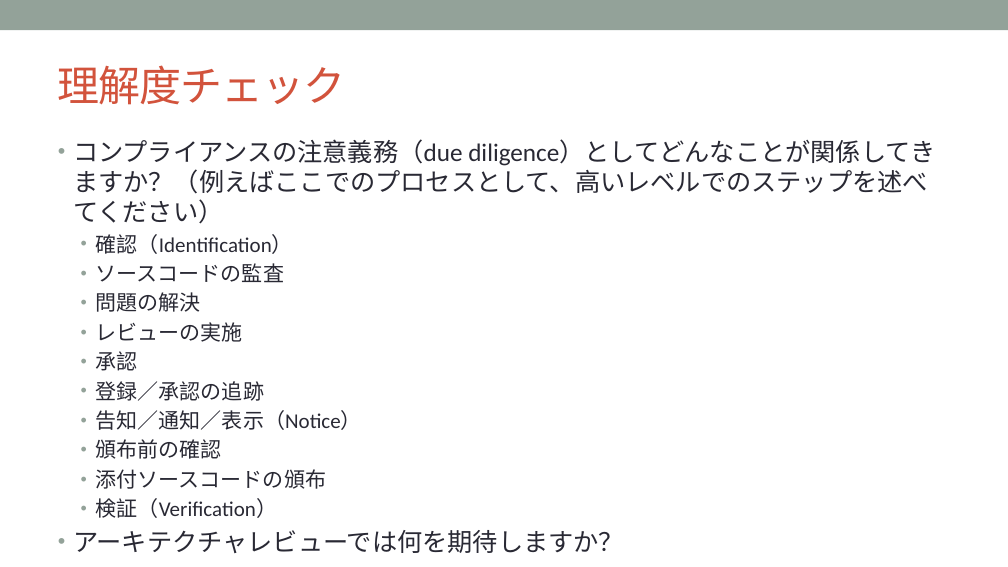
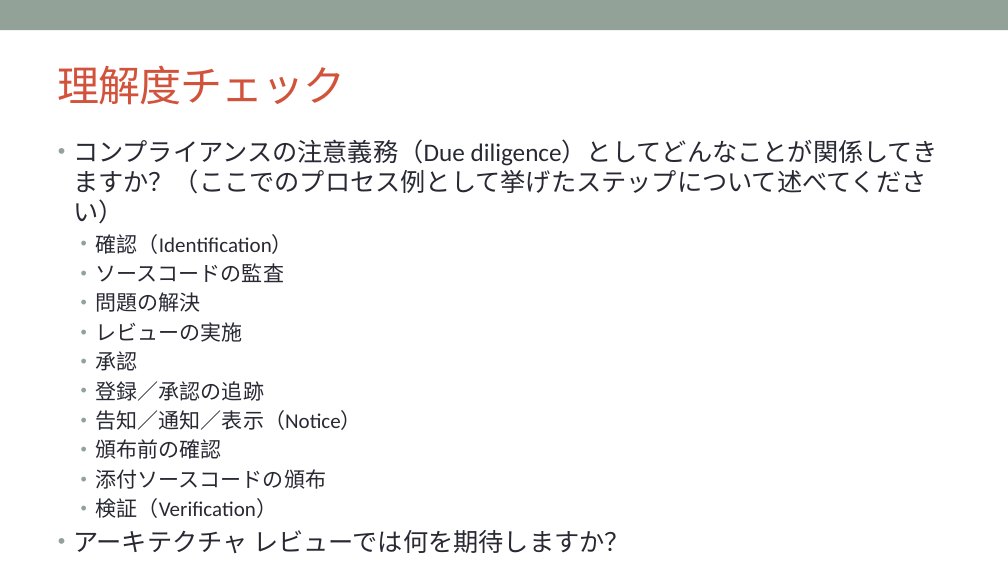
Before and after one commit to OpenChain-Project/Curriculum-Translation-JP, a slide deck: slide 64 of target/openchain-curriculum-release-2.pptx. Drawn at 1008x567 pixels with LibreOffice and Linux fonts; fonts in the diff are those of the drawing; background and template pictures are left out. Boxes give left, top, right and bottom in pixels: in the first picture for what was removed or moved away, otherwise in the second. Text is boxed around its words. In the diff, an @@ line names an element or a change of style, - is before the commit and + after.

```diff
--- a/target/openchain-curriculum-release-2.pptx
+++ b/target/openchain-curriculum-release-2.pptx
@@ text at (x1=73, y1=139, x2=938, y2=224): text changed @@
-• コンプライアンスの注意義務（due diligence）としてどんなことが関係してきますか？（例えばここでのプロセスとして、高いレベルでのステップを述べてください）
+• コンプライアンスの注意義務（Due diligence）としてどんなことが関係してきますか？（ここでのプロセス例として挙げたステップについて述べてください）
@@ text at (x1=73, y1=530, x2=629, y2=553): spaces changed @@
-• アーキテクチャレビューでは何を期待しますか？
+• アーキテクチャ レビューでは何を期待しますか？
```
Also in this commit, not shown: 38 other slides changed, 6 other files.
